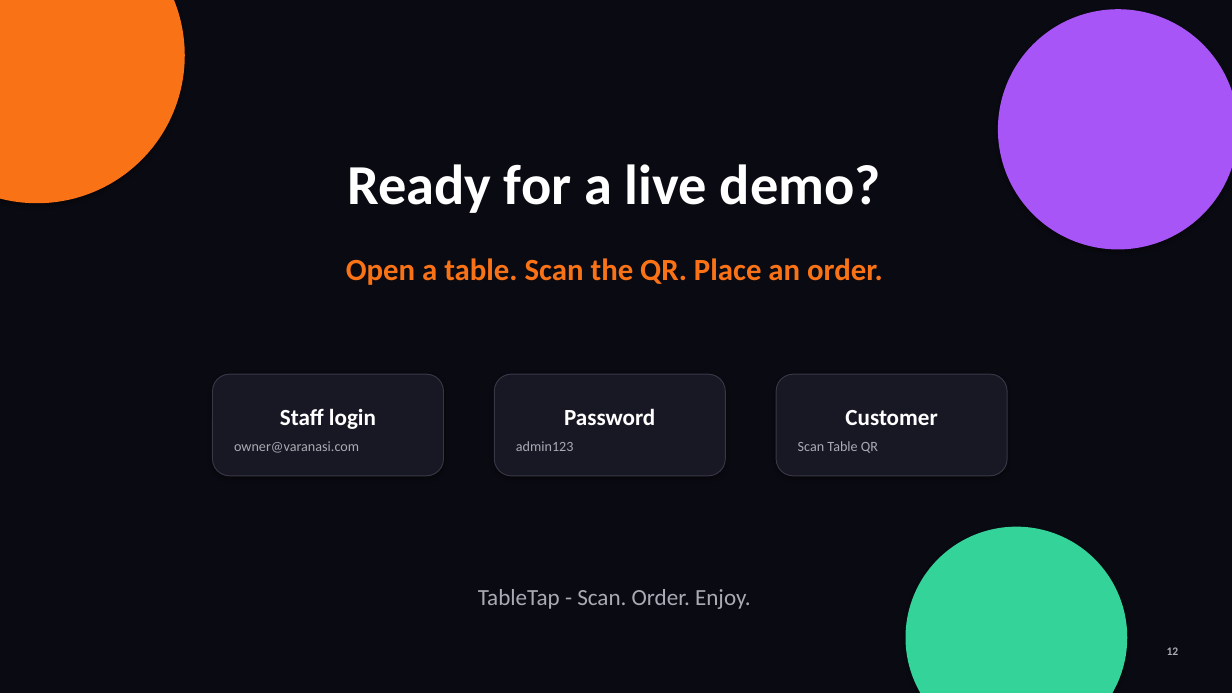
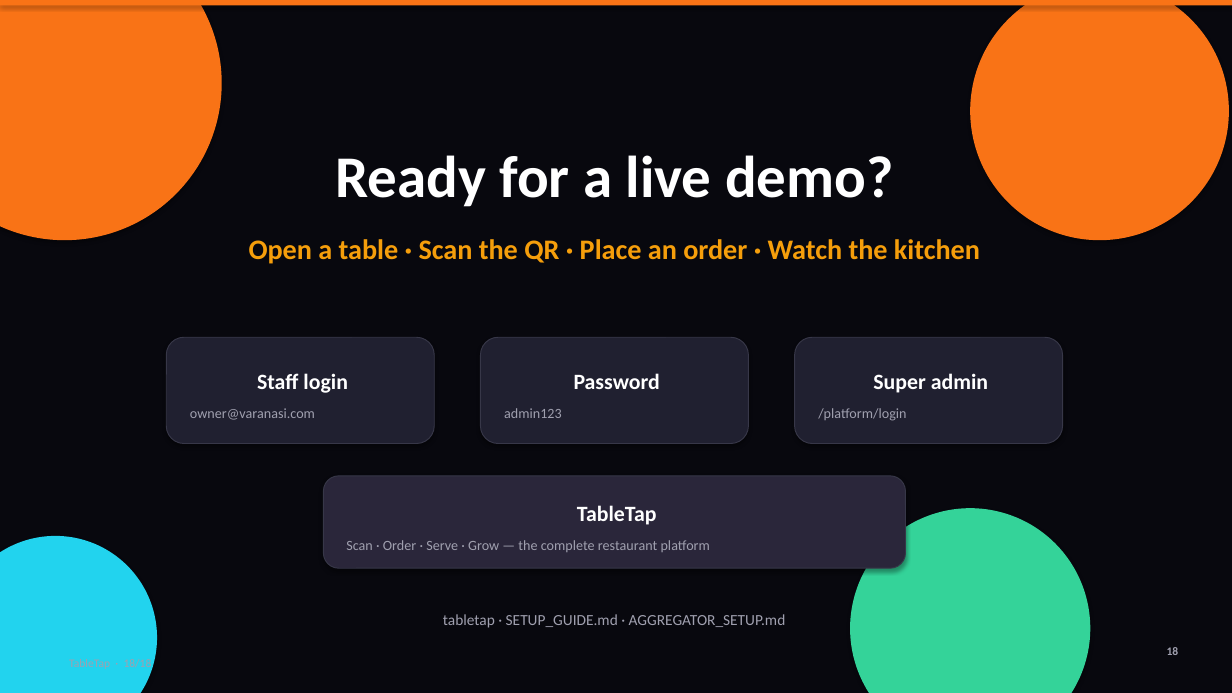
Before and after one commit to chandrasheker/order-on-the-fly, a slide deck: slide 18 of presentation/TableTap-Restaurant-Owner-Visual-Deck.pptx (slide 12 before the commit). Drawn at 1232x693 pixels with LibreOffice and Linux fonts; fonts in the diff are those of the drawing. Boxes give left, top, right and bottom in pixels: in the first picture for what was removed or moved away, otherwise in the second. Text is boxed around its words. In the diff, an @@ line names an element or a change of style, - is before the commit and + after.

```diff
--- a/presentation/TableTap-Restaurant-Owner-Visual-Deck.pptx
+++ b/presentation/TableTap-Restaurant-Owner-Visual-Deck.pptx
@@ background #0A0A12 to #08080E @@
@@ ellipse: place and size @@
-ellipse at bbox=[0, 0, 185, 203]
+ellipse at bbox=[0, 0, 222, 240]
@@ rectangle added at bbox=[0, 0, 1232, 6], fill #F97316 @@
@@ ellipse: place and size @@
-ellipse at bbox=[998, 9, 1232, 250]
+ellipse at bbox=[970, 0, 1229, 240]
@@ ellipse at bbox=[970, 0, 1229, 240]: fill #A855F7 to #F97316 @@
@@ text "Ready for a live demo?": place and size @@
-text "Ready for a live demo?" at bbox=[347, 164, 881, 213]
+text "Ready for a live demo?" at bbox=[335, 155, 893, 207]
@@ text "Ready for a live demo?" at bbox=[335, 155, 893, 207]: size 44 to 46 pt @@
@@ text at bbox=[249, 239, 980, 264]: text changed; size 24 to 22 pt; text colour #F97316 to #F59E0B @@
-Open a table. Scan the QR. Place an order.
+Open a table · Scan the QR · Place an order · Watch the kitchen
@@ rounded rectangle "Staff login": place and size @@
-rounded rectangle "Staff login" at bbox=[213, 374, 444, 476]
+rounded rectangle "Staff login" at bbox=[166, 337, 434, 444]
@@ rounded rectangle "Staff login" at bbox=[166, 337, 434, 444]: size 18 to 17 pt in "Staff login"; text colour #AAAAB4 to #A0A0AF in "owner@varanasi.com"; more space between paragraphs; fill #181824 to #202030; outline #373746 0.75 pt to #373748 0.75 pt @@
@@ rounded rectangle "Password": place and size @@
-rounded rectangle "Password" at bbox=[494, 374, 726, 476]
+rounded rectangle "Password" at bbox=[481, 337, 749, 444]
@@ rounded rectangle "Password" at bbox=[481, 337, 749, 444]: size 18 to 17 pt in "Password"; text colour #AAAAB4 to #A0A0AF in "admin123"; more space between paragraphs; fill #181824 to #202030; outline #373746 0.75 pt to #373748 0.75 pt @@
@@ rounded rectangle added at bbox=[795, 337, 1063, 444], fill #202030, outline #373748 0.75 pt, 11 pt, text #A0A0AF @@
+Super admin
+/platform/login
@@ rounded rectangle removed at bbox=[776, 374, 1007, 476] @@
-Customer
-Scan Table QR
@@ rounded rectangle added at bbox=[323, 476, 906, 568], fill #2A263A, outline #373748 0.75 pt, 11 pt, text #A0A0AF @@
+TableTap
+Scan · Order · Serve · Grow — the complete restaurant platform
@@ ellipse: place and size @@
-ellipse at bbox=[906, 527, 1128, 693]
+ellipse at bbox=[850, 508, 1091, 693]
@@ ellipse added at bbox=[0, 536, 157, 693], fill #22D3EE @@
@@ text removed at bbox=[478, 589, 751, 609] @@
-TableTap - Scan. Order. Enjoy.
@@ text added at bbox=[443, 614, 786, 628], 12 pt, text #A0A0AF @@
+tabletap · SETUP_GUIDE.md · AGGREGATOR_SETUP.md
@@ text added at bbox=[69, 659, 152, 671], 9 pt, text #A0A0AF @@
+TableTap · 18/18
@@ text at bbox=[1167, 647, 1179, 655]: text changed; text colour #AAAAB4 to #A0A0AF @@
-12
+18
```
Also in this commit, not shown: 4 other slides changed, 13 slides added, 7 slides removed, 11 other files.
